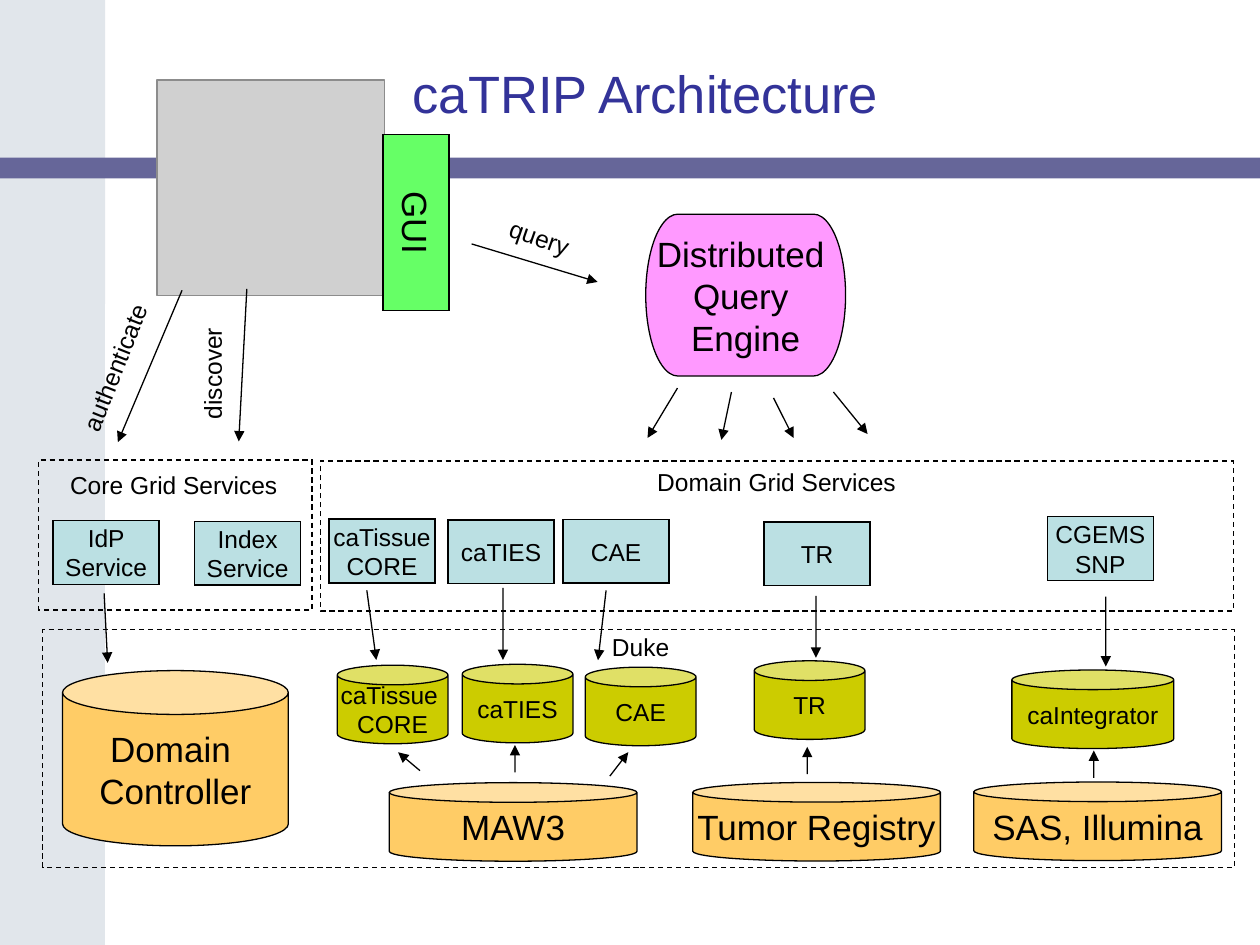
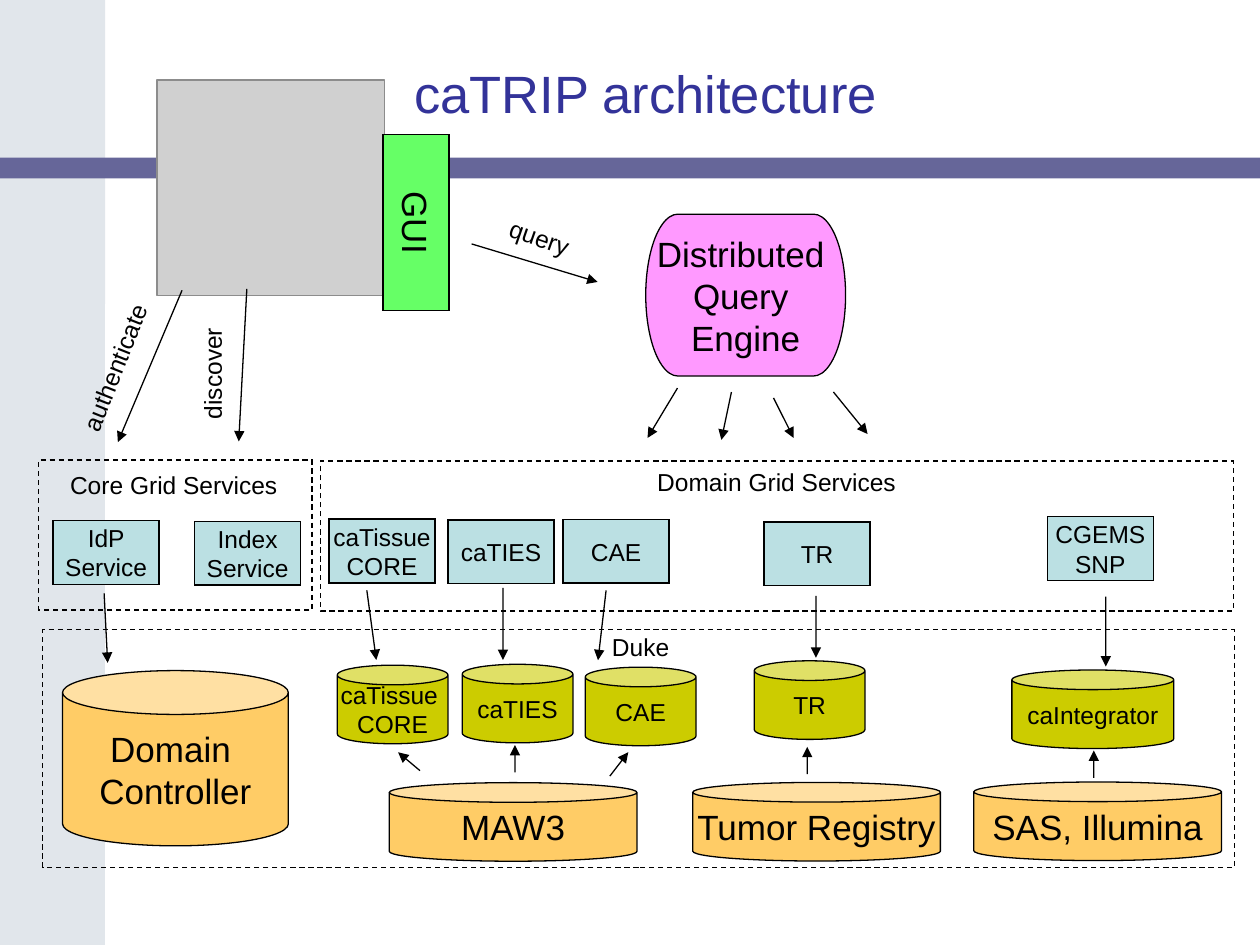
Before and after one commit to NCIP/catrip, a slide deck: slide 8 of catrip/documentation/presentations/silver_review_2006_12_08/catrip_silver_review.ppt (slide 13 before the commit). Drawn at 1260x945 pixels with LibreOffice and Linux fonts; fonts in the diff are those of the drawing; grey boxes stand for pictures; background and template pictures are left out. Boxes give left, top, right and bottom in pixels: in the first picture for what was removed or moved away, otherwise in the second. Text is boxed around its words. In the diff, an @@ line names an element or a change of style, - is before the commit and + after.

```diff
--- a/catrip/documentation/presentations/silver_review_2006_12_08/catrip_silver_review.ppt
+++ b/catrip/documentation/presentations/silver_review_2006_12_08/catrip_silver_review.ppt
@@ title at bbox=[414, 75, 877, 114]: text changed @@
-caTRIP Architecture
+caTRIP architecture
```
Also in this commit, not shown: 5 other slides changed, 21 slides added, 16 slides removed.
